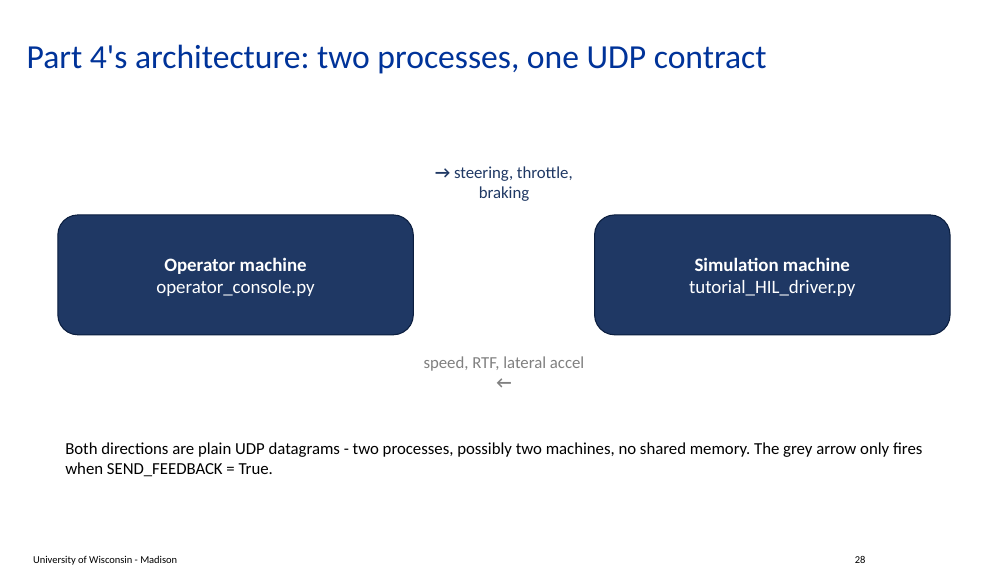
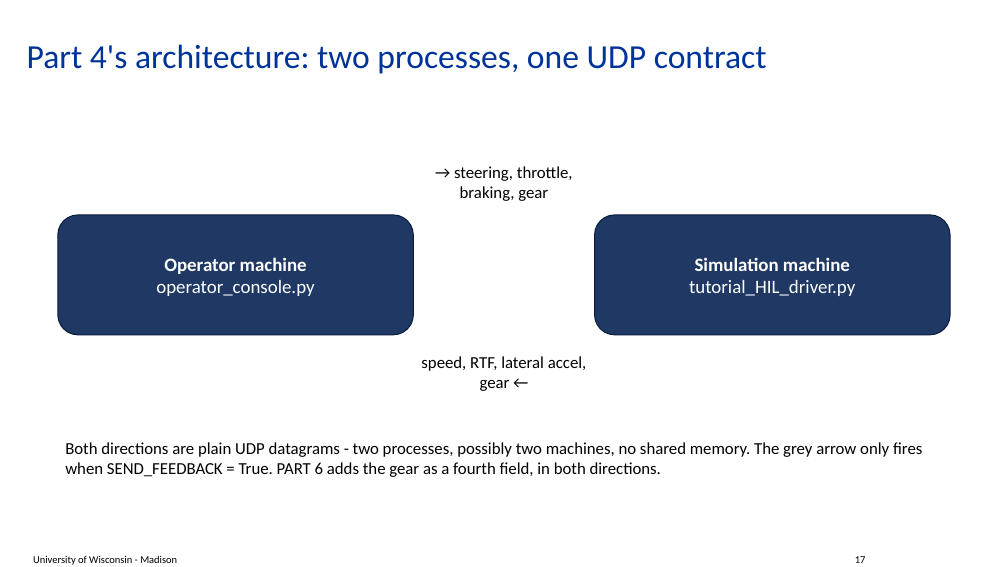
Before and after one commit to ksha23/chrono-hil-tutorial, a slide deck: slide 17 of tutorial_HIL_driver.pptx (slide 28 before the commit). Drawn at 1008x567 pixels with LibreOffice and Linux fonts; fonts in the diff are those of the drawing; background and template pictures are left out. Boxes give left, top, right and bottom in pixels: in the first picture for what was removed or moved away, otherwise in the second. Text is boxed around its words. In the diff, an @@ line names an element or a change of style, - is before the commit and + after.

```diff
--- a/tutorial_HIL_driver.pptx
+++ b/tutorial_HIL_driver.pptx
@@ text at (454, 166, 573, 201): text changed; text colour #1F3864 to #000000 @@
-→ steering, throttle, braking
+→ steering, throttle, braking, gear
@@ text at (421, 356, 587, 391): text changed; text colour #808080 to #000000 @@
-speed, RTF, lateral accel ←
+speed, RTF, lateral accel, gear ←
@@ text at (65, 442, 922, 477): text changed @@
-Both directions are plain UDP datagrams - two processes, possibly two machines, no shared memory. The grey arrow only fires when SEND_FEEDBACK = True.
+Both directions are plain UDP datagrams - two processes, possibly two machines, no shared memory. The grey arrow only fires when SEND_FEEDBACK = True. PART 6 adds the gear as a fourth field, in both directions.
@@ text at (855, 556, 866, 563): text changed @@
-28
+17
```
Also in this commit, not shown: 20 other slides changed, 5 slides added, 25 slides removed, 5 other files.
